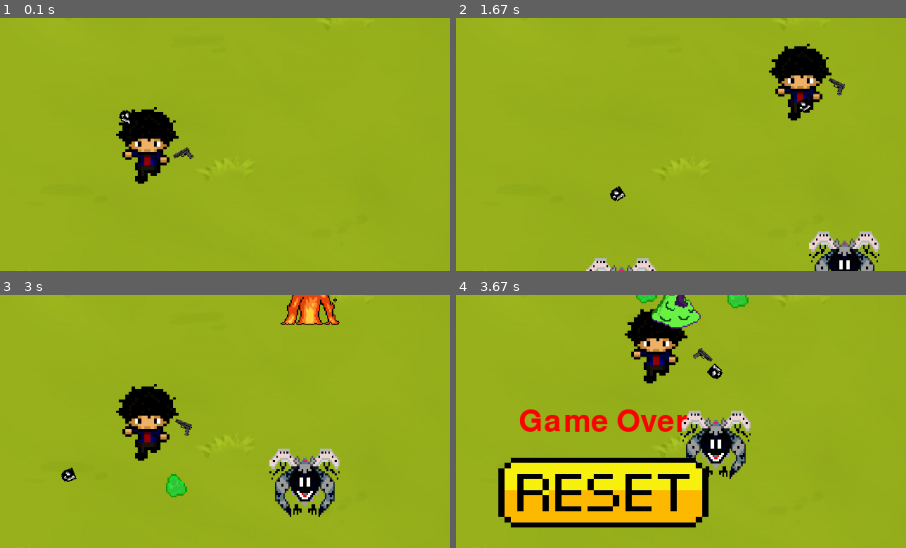
Above: before the commit, frames 1-4 (two rows, left to right).
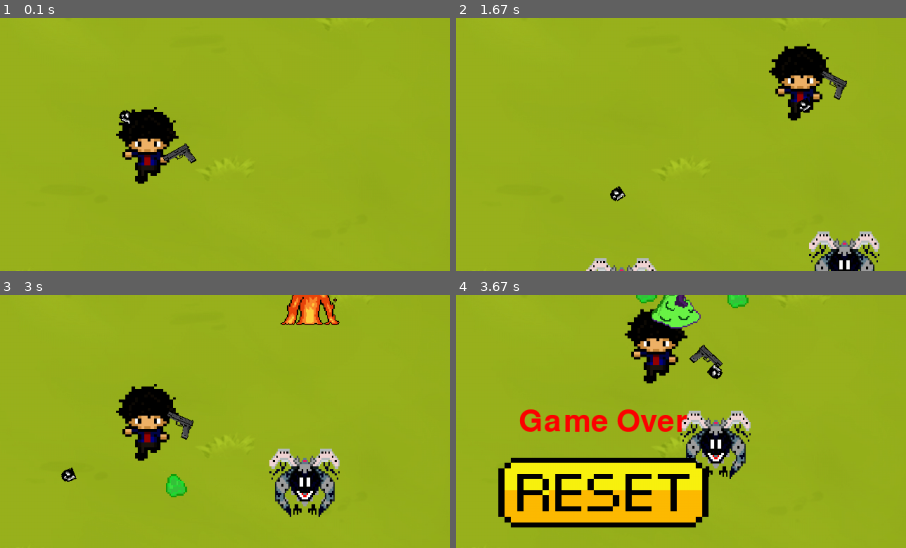
Above: after the commit, the same moments.

Repository: m13w/Legacy_of_Brok
Game: pygame game, started from pygame- game/main.py
The game is run twice, just before and just after one commit, with the same random seed, the same clock (stepped at 60 frames per second) and the same inputs.
Inputs (mouse positions are % of the whole screen's width and height, from its top left):
- Up to frame 1 (0.1 s): no input
- Up to frame 2 (1.67 s): hold D 0.33-0.8 s; move the mouse to (46, 54) at 0.37 s; hold W 0.83-1.13 s; move the mouse to (82, 47) at 0.87 s; hold D 1.17-1.63 s; move the mouse to (50, 57) at 1.2 s
- Up to frame 3 (3 s): hold A 1.67-2.2 s; move the mouse to (26, 51) at 1.7 s; hold S 2.23-2.53 s; move the mouse to (60, 72) at 2.27 s; hold A 2.57-2.97 s; move the mouse to (19, 73) at 2.6 s
- Up to frame 4 (3.67 s): hold W 3-3.37 s; move the mouse to (65, 15) at 3.03 s; hold D from 3.4 s (still down); move the mouse to (87, 85) at 3.43 s
The pictures show only the part of the screen within x 34-84%, y 25-75%; the shares and areas given below are measured in that part.

The runs differ from the first frame. In frame 1, 0.2% of the frame differs, in the area x 36-44%, y 49-58%; in frame 2, 0.2%; in frame 3, 0.2%; in frame 4, 0.2%, in the area x 51-60%, y 19-29%.

Commit message:
fix gun size after update

Diff:
--- a/pygame- game/load.py
+++ b/pygame- game/load.py
@@ -9,7 +9,7 @@
 reset_image = pygame.transform.scale(reset_image,(300, 100))
 
 gun_image = pygame.image.load("Legacy_of_Brok/pygame- game/gun.png")
-gun_image = pygame.transform.scale(gun_image, (50, 50))
+gun_image = pygame.transform.scale(gun_image, (80, 80))
 
 projectile_image = pygame.image.load("Legacy_of_Brok/pygame- game/bullet.png")
 projectile_image = pygame.transform.scale(projectile_image, (20,20))
--- a/pygame- game/tempCodeRunnerFile.py
+++ b/pygame- game/tempCodeRunnerFile.py
@@ -1,2 +1 @@
-
-        player.update(dt, keys, mouse_pos=mouse_pos)
+mouse_pos=mouse_p
